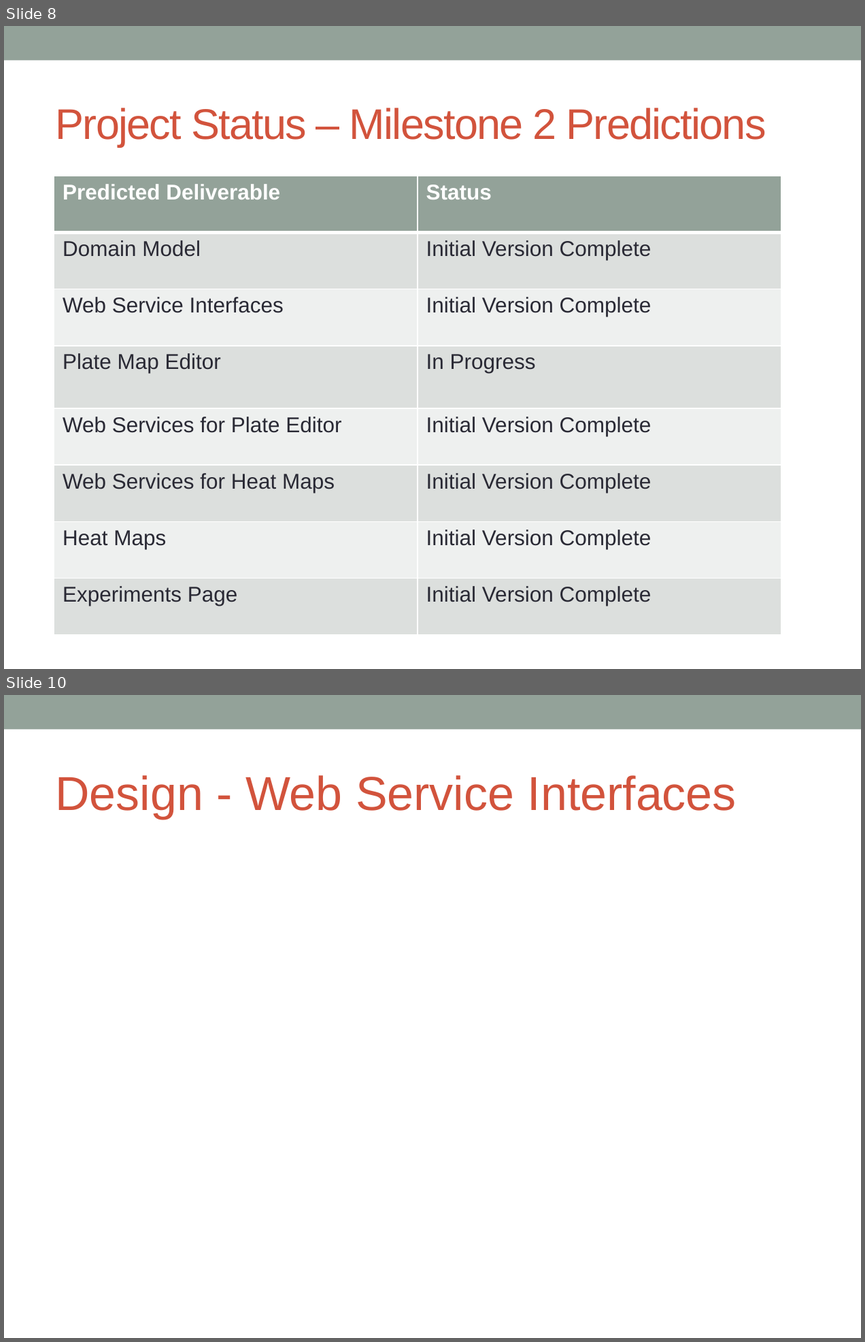
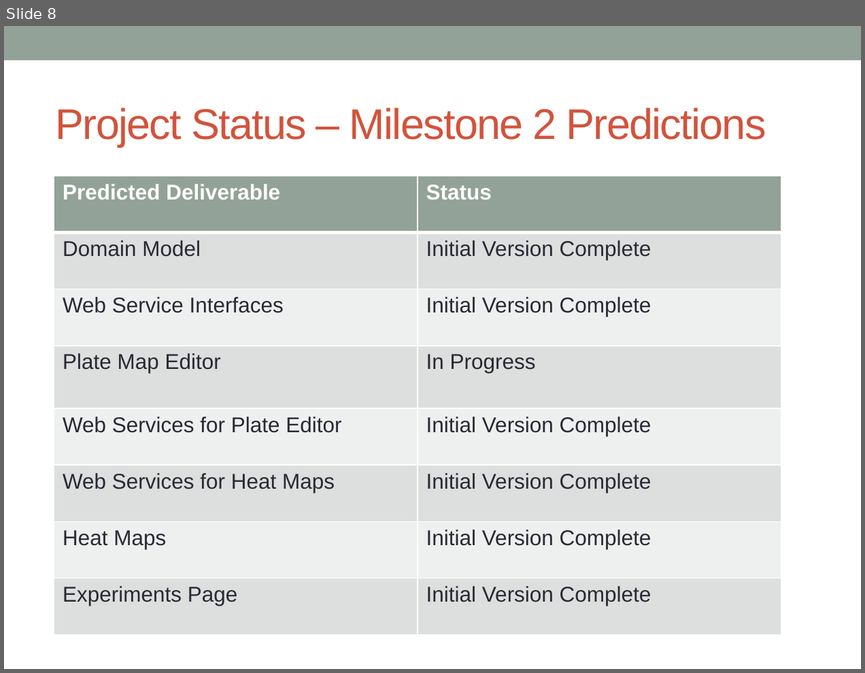
Before and after one commit to massfords/we99, a slide deck: docs/Presentations/WestEastMilestone2Presentation_v1.pptx. Shown one above the other, each under a label of ours: slides 8 and 10 before the commit, slide 8 after it; the slides between them are not shown. The pictures are 865x1342 and 865x673 pixels, drawn with LibreOffice and Linux fonts; fonts in the diff are those of the drawing. Boxes give left, top, right and bottom in pixels: in the first picture for what was removed or moved away, otherwise in the second. Text is boxed around its words. In the diff, an @@ line names an element or a change of style, - is before the commit and + after.

```diff
--- a/docs/Presentations/WestEastMilestone2Presentation_v1.pptx
+++ b/docs/Presentations/WestEastMilestone2Presentation_v1.pptx
@@ slide 10 removed at box(4, 695, 861, 1338), background #FFFFFF; not listed: 1 template element that a slide beside it also shows @@
@@ text removed at box(55, 775, 736, 819) @@
-Design - Web Service Interfaces
```
Also in this commit, not shown: 4 slides changed, 5 slides added, 1 other slide removed.
